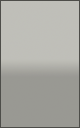
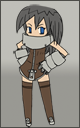
Layered file, before and after one edit (80×128). Changes by layer:
added layer "Layer 3" above "SOUND ONLY" over <box>13,4,70,128</box>
